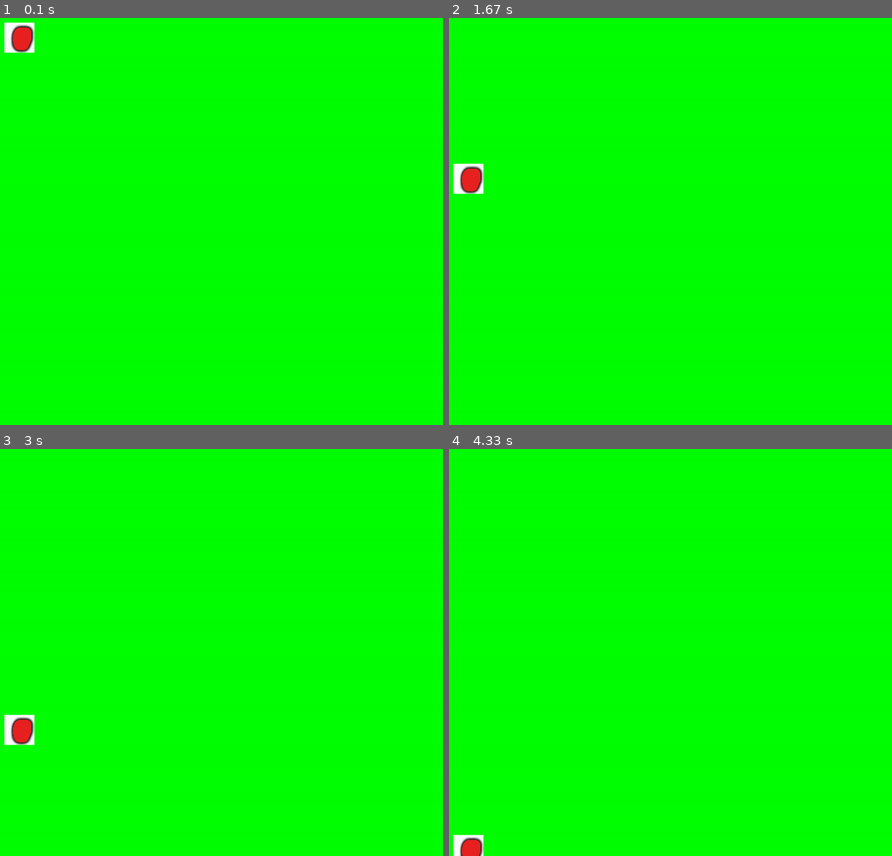
Above: before the commit, frames 1-4 (two rows, left to right).
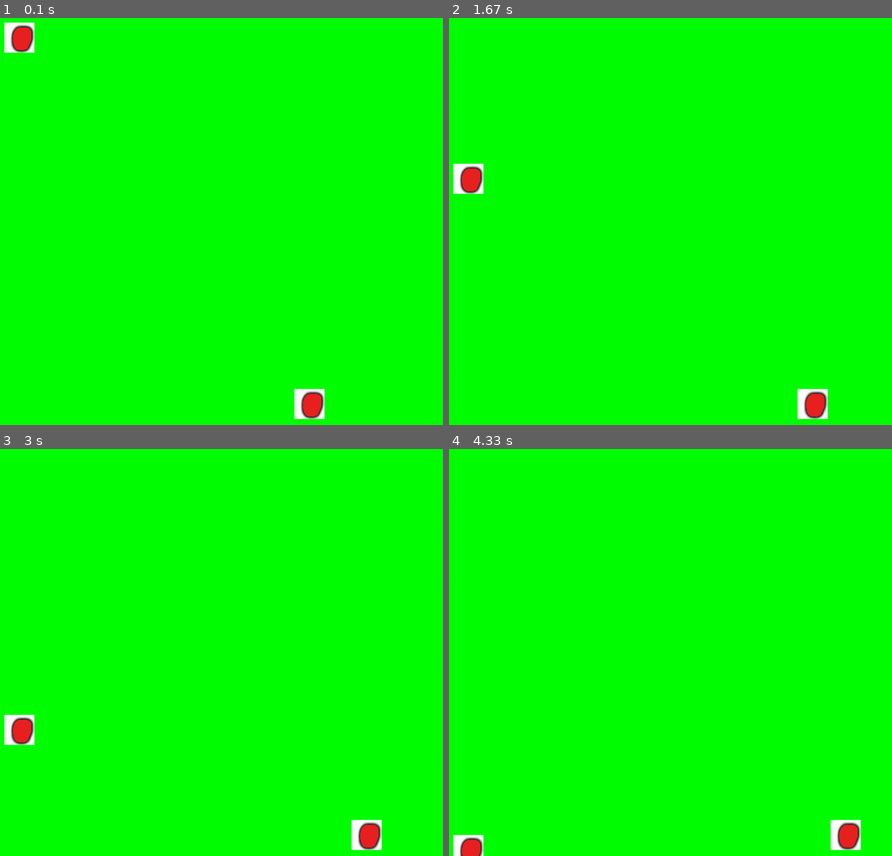
Above: after the commit, the same moments.

Repository: jlee7/ggj2015
Game: pygame game, started from partyhard/main.py
Same seed, same stepped clock (60 frames per second), same inputs: the game is played once before the commit and once after it. The source is Python 2; it was converted automatically to run under Python 3.
Inputs:
- Up to frame 1 (0.1 s): no input
- Up to frame 2 (1.67 s): hold D 0.33-0.8 s; hold D 0.83-1.3 s; hold A from 1.33 s (still down)
- Up to frame 3 (3 s): release A at 1.87 s; hold A 1.9-2.3 s; hold D 2.33-2.97 s
- Up to frame 4 (4.33 s): hold A 3-3.47 s; hold D 3.5-3.97 s; hold D from 4 s (still down)

The runs differ from the first frame. In frame 1, 0.5% of the frame differs, in the area x 66-74%, y 91-99%; in frame 2, 0.5%; in frame 3, 0.5%, in the area x 79-87%, y 91-99%; in frame 4, 0.5%.

Commit message:
von Josef

Diff:
--- a/partyhard/dude.py
+++ b/partyhard/dude.py
@@ -1,15 +1,19 @@
 import pygame
 from pygame.locals import *
+
+DUDE_IMAGE = "assets/dummy.png"
 
 class Dude(pygame.sprite.Sprite):
     def __init__(self, x_pos, y_pos):
     	pygame.sprite.Sprite.__init__(self)
-    	self.image = pygame.image.load("assets/dummy.png")
+    	self.image = pygame.image.load(DUDE_IMAGE)
     	self.rect = self.image.get_rect()
     	self.position = [x_pos, y_pos]
 
-    def moveRight():
-    	self.rect.x += 3
+    def moveRight(self):
+    	self.position[0] += 5
+    	print "moving right"
 
-    def moveLeft():
-    	self.rect.x -= 3
+    def moveLeft(self):
+    	self.position[0] -= 5
+    	print "moving left"
--- a/partyhard/event_manager.py
+++ b/partyhard/event_manager.py
@@ -42,6 +42,7 @@
 class DudeMoveEvent(Event):
     def __init__(self, direction):
         self.name = "Dude Move"
+        self.direction = direction
 
 class SpawnItemEvent(Event):
     def __init__(self, item):
--- a/partyhard/game_view.py
+++ b/partyhard/game_view.py
@@ -2,6 +2,7 @@
 from item_sprites import *
 from item_models import *
 from event_manager import *
+from dude import *
 
 WIDTH = 1024
 HEIGHT = 680
@@ -29,6 +30,10 @@
         self.itemgroup.add(self.demosprite)
         self.itemgroup.draw(self.screen)
 
+        self.dude = Dude(WIDTH/2,HEIGHT-60)
+        self.screen.blit(self.dude.image, self.dude.position)
+
+
         #self.screen.blit(self.demosprite.image, DEMOSPRITE_POSITION)
 
         pygame.display.flip()
@@ -53,3 +58,19 @@
             if isinstance (event.item, BeerModel):
 
                 print "spawning Beer"
+
+        elif isinstance(event, DudeMoveEvent):
+            print "the moves of the dude are in the view!"
+
+            if event.direction == "left":
+                print event.direction
+                self.dude.moveLeft()
+
+            elif event.direction == "right":
+                print event.direction
+                self.dude.moveRight()
+
+
+
+            self.screen.blit(self.background,(0,0))
+            self.screen.blit(self.dude.image, self.dude.position)
